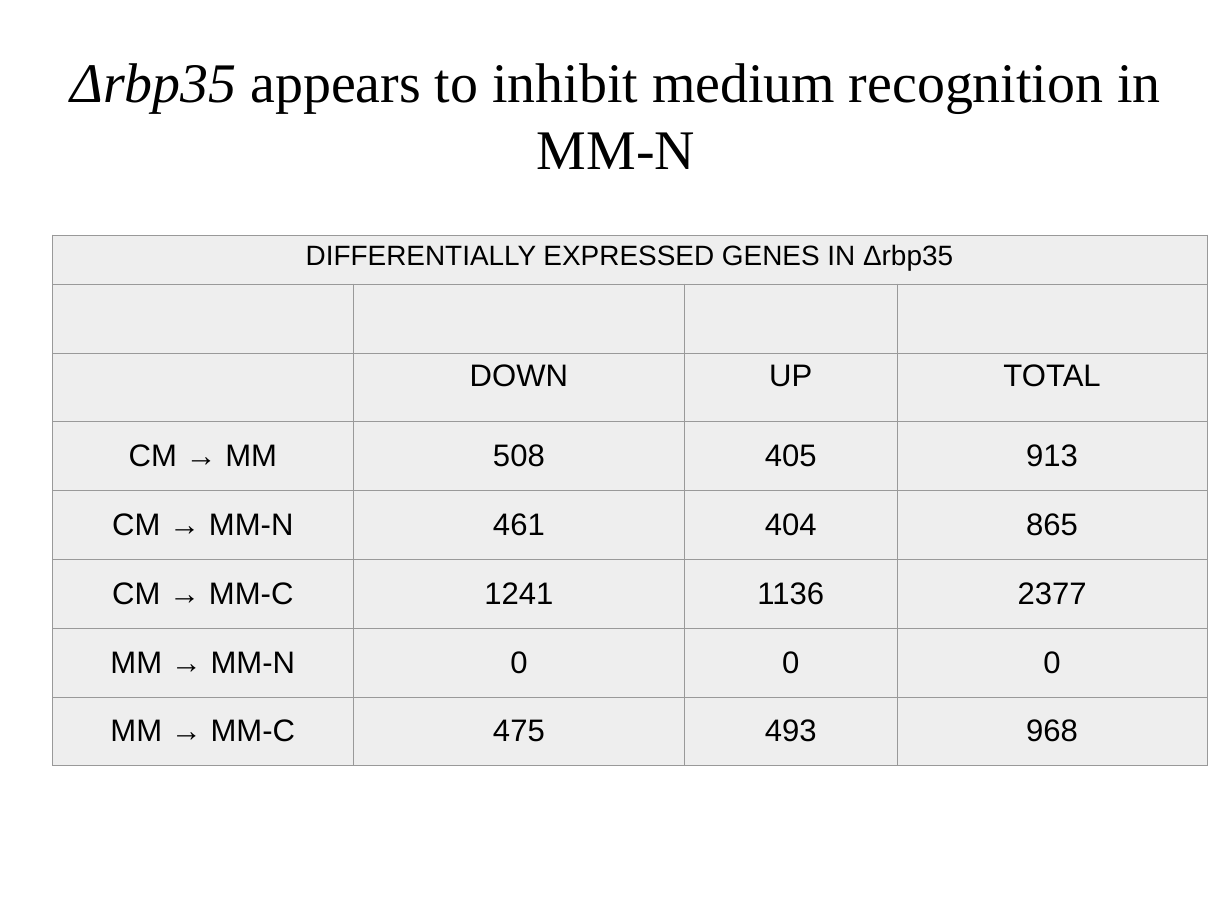
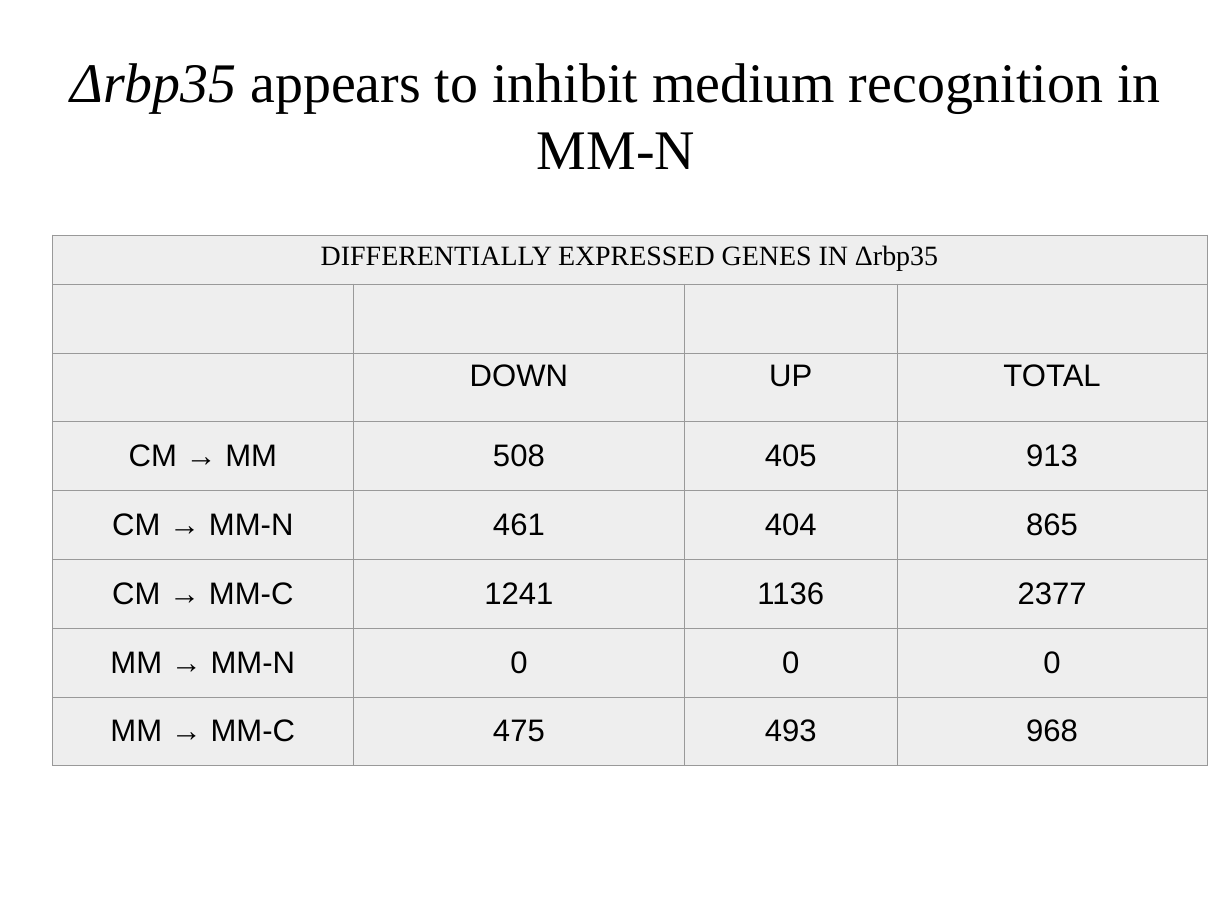
Before and after one commit to wilkinsonlab/m-oryzae-polya, a slide deck: slide 40 of doc/version_21_test/oryzae_presentation.odp (slide 39 before the commit). Drawn at 1232x924 pixels with LibreOffice and Linux fonts; fonts in the diff are those of the drawing. Boxes give left, top, right and bottom in pixels: in the first picture for what was removed or moved away, otherwise in the second. Text is boxed around its words. In the diff, an @@ line names an element or a change of style, - is before the commit and + after.

```diff
--- a/doc/version_21_test/oryzae_presentation.odp
+++ b/doc/version_21_test/oryzae_presentation.odp
@@ table at (x1=53, y1=235, x2=1206, y2=766) @@
@@ font Arial to Times New Roman in "DIFFERENTIALLY EXPRESSED GENES IN Δrbp35" @@
```
Also in this commit, not shown: 28 other slides changed, 2 slides added, 1 slide removed, 6 other files.
